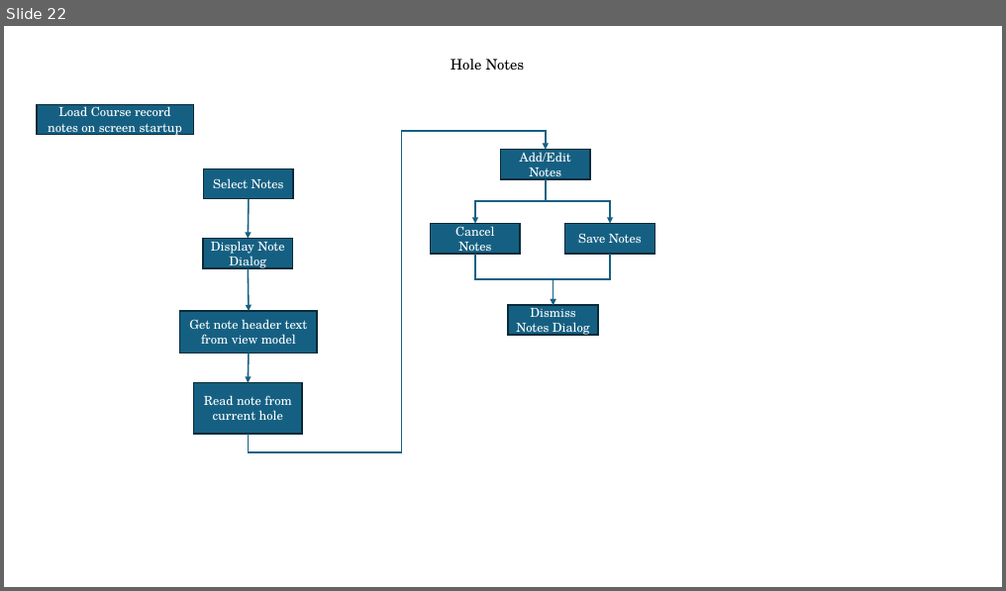
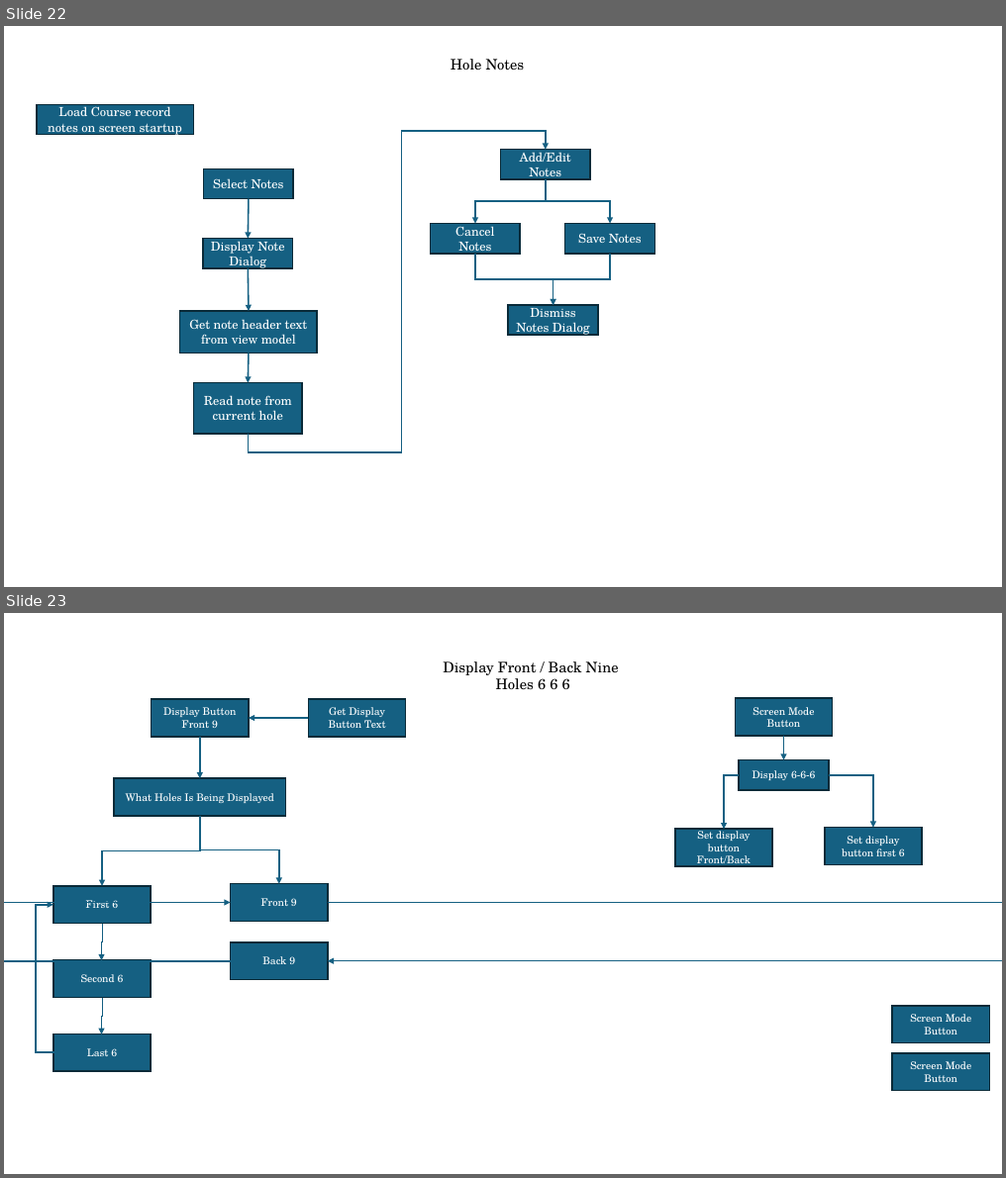
Before and after one commit to RugbyGuy01/TeamScoreRev4, a slide deck: Documentation/TeamScoreLayout.pptx. Shown one above the other, each under a label of ours: slide 22 before the commit, slides 22 and 23 after it. The pictures are 1006x591 and 1006x1178 pixels, drawn with LibreOffice and Linux fonts; fonts in the diff are those of the drawing. Boxes give left, top, right and bottom in pixels: in the first picture for what was removed or moved away, otherwise in the second. Text is boxed around its words. In the diff, an @@ line names an element or a change of style, - is before the commit and + after.

Commit message:
July 30, 2024
Add score card with 6 holes per screen. 6-6-6 game

Next
Add update summary screen with 6-6-6 game

```diff
--- a/Documentation/TeamScoreLayout.pptx
+++ b/Documentation/TeamScoreLayout.pptx
@@ slide 23 added at (x1=4, y1=613, x2=1002, y2=1174), background #FFFFFF @@
@@ text added at (x1=443, y1=662, x2=619, y2=690), 14 pt, text #000000 @@
+Display Front / Back Nine
+Holes 6 6 6
@@ rectangle added at (x1=152, y1=699, x2=249, y2=737), fill #156082, outline #092A39 1.5 pt, 10 pt, text #FFFFFF @@
+Display Button
+Front 9
@@ rectangle added at (x1=309, y1=699, x2=406, y2=737), fill #156082, outline #092A39 1.5 pt, 10 pt, text #FFFFFF @@
+Get Display Button Text
@@ rectangle added at (x1=736, y1=698, x2=833, y2=736), fill #156082, outline #092A39 1.5 pt, 10 pt, text #FFFFFF @@
+Screen Mode Button
@@ arrow added from (309, 718) to (249, 718), #156082 1.5 pt @@
@@ arrow added from (200, 737) to (200, 778), #156082 1.5 pt @@
@@ rectangle added at (x1=740, y1=761, x2=829, y2=790), fill #156082, outline #092A39 1.5 pt, 10 pt, text #FFFFFF @@
+Display 6-6-6
@@ arrow added from (784, 736) to (784, 761), #156082 1.5 pt @@
@@ rectangle added at (x1=114, y1=778, x2=286, y2=816), fill #156082, outline #092A39 1.5 pt, 10 pt, text #FFFFFF @@
+What Holes Is Being Displayed
@@ elbow arrow added from (740, 775) to (724, 830), #156082 1.5 pt @@
@@ elbow arrow added from (829, 775) to (873, 828), #156082 1.5 pt @@
@@ elbow arrow added from (200, 816) to (102, 886), #156082 1.5 pt @@
@@ elbow arrow added from (200, 816) to (279, 884), #156082 1.5 pt @@
@@ rectangle added at (x1=675, y1=830, x2=773, y2=866), fill #156082, outline #092A39 1.5 pt, 10 pt, text #FFFFFF @@
+Set display button Front/Back
@@ rectangle added at (x1=825, y1=828, x2=922, y2=865), fill #156082, outline #092A39 1.5 pt, 10 pt, text #FFFFFF @@
+Set display button first 6
@@ elbow arrow added from (54, 1054) to (54, 905), #156082 1.5 pt @@
@@ rectangle added at (x1=54, y1=886, x2=151, y2=924), fill #156082, outline #092A39 1.5 pt, 10 pt, text #FFFFFF @@
+First 6
@@ elbow arrow added from (230, 961) to (230, 903), #156082 1.5 pt @@
@@ rectangle added at (x1=230, y1=884, x2=328, y2=922), fill #156082, outline #092A39 1.5 pt, 10 pt, text #FFFFFF @@
+Front 9
@@ elbow arrow added from (328, 903) to (328, 961), #156082 1.5 pt @@
@@ elbow arrow added from (103, 925) to (101, 960), #156082 1.5 pt @@
@@ rectangle added at (x1=54, y1=960, x2=151, y2=998), fill #156082, outline #092A39 1.5 pt, 10 pt, text #FFFFFF @@
+Second 6
@@ rectangle added at (x1=230, y1=943, x2=328, y2=980), fill #156082, outline #092A39 1.5 pt, 10 pt, text #FFFFFF @@
+Back 9
@@ elbow arrow added from (103, 998) to (101, 1035), #156082 1.5 pt @@
@@ rectangle added at (x1=893, y1=1006, x2=990, y2=1044), fill #156082, outline #092A39 1.5 pt, 10 pt, text #FFFFFF @@
+Screen Mode Button
@@ rectangle added at (x1=54, y1=1035, x2=151, y2=1072), fill #156082, outline #092A39 1.5 pt, 10 pt, text #FFFFFF @@
+Last 6
@@ rectangle added at (x1=893, y1=1054, x2=990, y2=1090), fill #156082, outline #092A39 1.5 pt, 10 pt, text #FFFFFF @@
+Screen Mode Button
```
Also in this commit, not shown: 1 other slide added, 9 other files.
